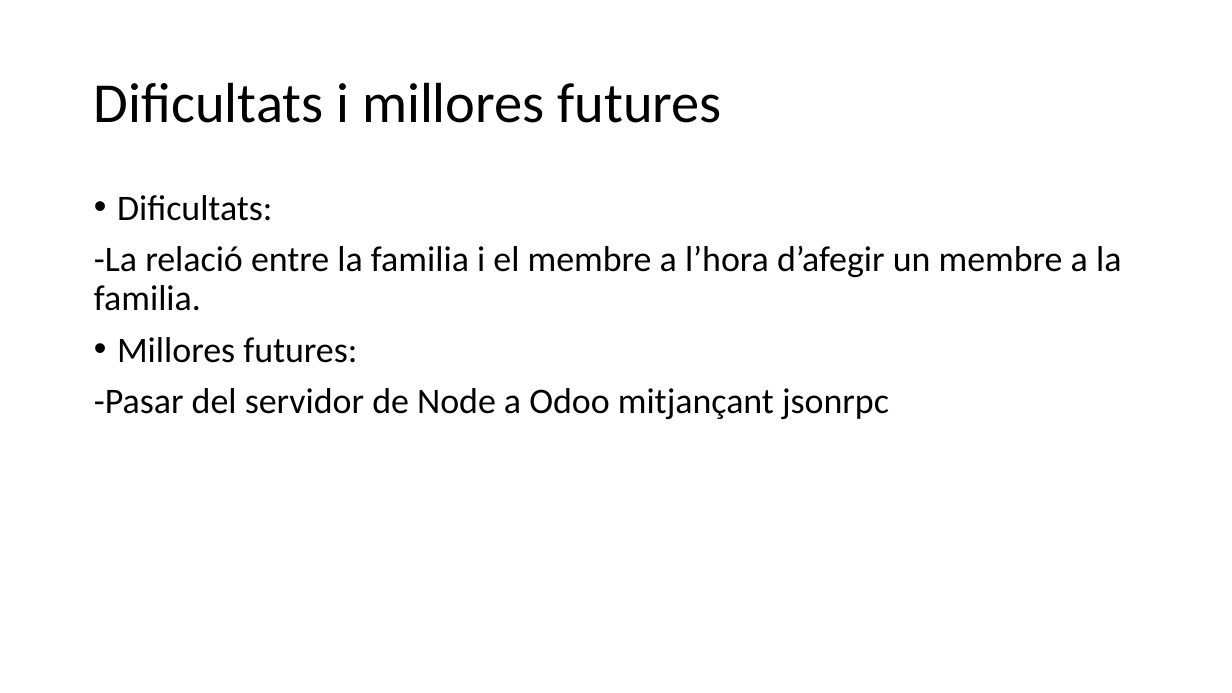
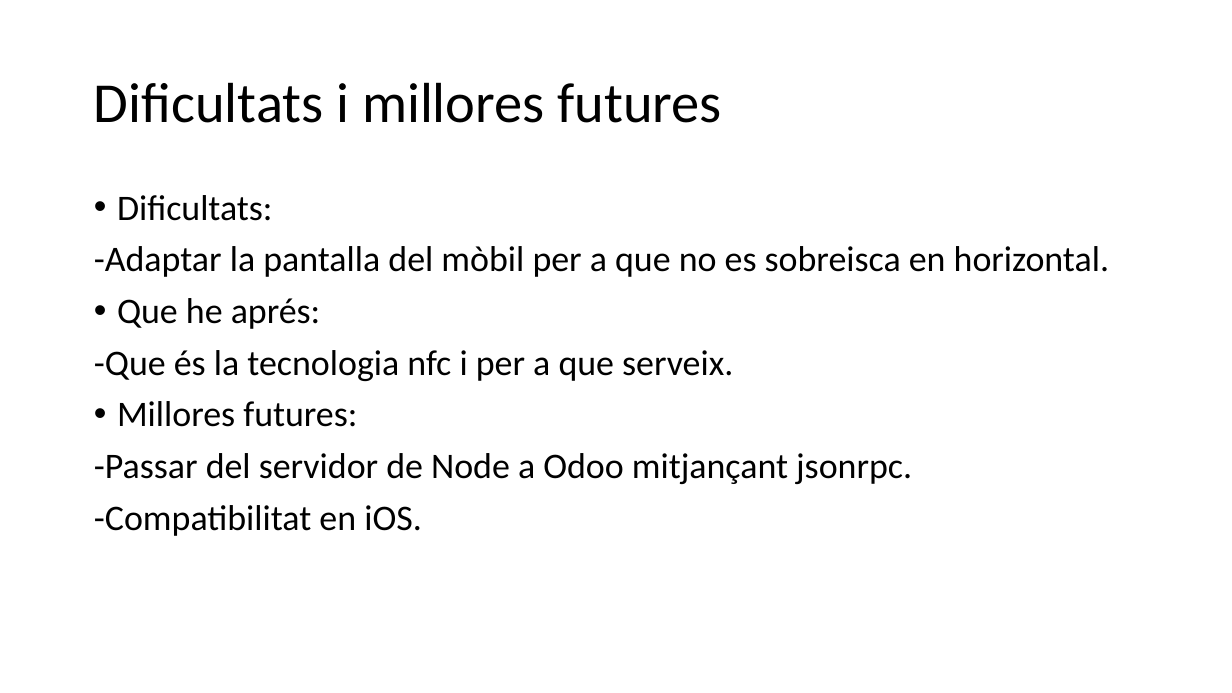
Before and after one commit to JoelFusterBosch/Projecte_Final_DAM_Gestio-_d_una_falla, a slide deck: slide 11 of Presentació/Gestió d’una falla.pptx (slide 6 before the commit). Drawn at 1232x693 pixels with LibreOffice and Linux fonts; fonts in the diff are those of the drawing. Boxes give left, top, right and bottom in pixels: in the first picture for what was removed or moved away, otherwise in the second. Text is boxed around its words. In the diff, an @@ line names an element or a change of style, - is before the commit and + after.

```diff
--- a/Presentació/Gestió d’una falla.pptx
+++ b/Presentació/Gestió d’una falla.pptx
@@ text at (94,246,1109,381): text changed @@
--La relació entre la familia i el membre a l’hora d’afegir un membre a la familia.
+-Adaptar la pantalla del mòbil per a que no es sobreisca en horizontal.
+• Que he aprés:
+-Que és la tecnologia nfc i per a que serveix.
@@ text at (94,453,912,536): text changed @@
--Pasar del servidor de Node a Odoo mitjançant jsonrpc
+-Passar del servidor de Node a Odoo mitjançant jsonrpc.
+-Compatibilitat en iOS.
```
Also in this commit, not shown: 3 other slides changed, 9 slides added, 3 slides removed, 11 other files.
